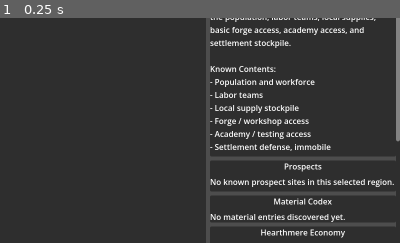
Above: before the commit, frame 1.
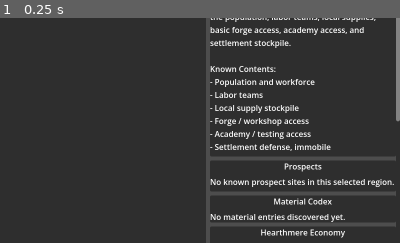
Above: after the commit, the same moment.

Repository: r3xj/axiom-prototype
Game: Godot game, scene res://scenes/Main.tscn
Same seed, same stepped clock (60 frames per second), same inputs: the game is played once before the commit and once after it.
Inputs:
- Up to frame 1 (0.25 s): no input
The pictures show only the part of the screen within x 50-100%, y 21-71%; the shares and areas given below are measured in that part.

The runs differ from the first frame. In frame 1, less than 0.1% of the frame differs, in the area x 99-100%, y 45-55%.

Commit message:
Add selected strategic entity readout

Diff:
--- a/scripts/Main.gd
+++ b/scripts/Main.gd
@@ -21,6 +21,7 @@
 var supply_minus_button: Button
 var supply_plus_button: Button
 var codex_body: Label
+var selected_entity_body: Label
 var map_debug_body: Label
 
 var region_buttons: Dictionary = {}
@@ -63,6 +64,8 @@
 		_map_canvas.queue_redraw()
 	if _entity_overlay:
 		_entity_overlay.queue_redraw()
+	if selected_entity_body:
+		_refresh_selected_entity_panel()
 	if map_debug_body:
 		_refresh_map_debug_panel()
 
@@ -435,6 +438,7 @@
 	_refresh_shipments_panel()
 	_refresh_event_log_panel()
 	_refresh_codex_panel()
+	_refresh_selected_entity_panel()
 	_refresh_map_debug_panel()
 	_refresh_playback_controls()
 
@@ -1023,6 +1027,15 @@
 	map_label.text = "— Strategic Map —"
 	debug_content.add_child(map_label)
 
+	var selected_label := Label.new()
+	selected_label.text = "Selected Entity"
+	debug_content.add_child(selected_label)
+
+	selected_entity_body = Label.new()
+	selected_entity_body.text = ""
+	selected_entity_body.autowrap_mode = TextServer.AUTOWRAP_WORD_SMART
+	debug_content.add_child(selected_entity_body)
+
 	var btn_caravan := Button.new()
 	btn_caravan.text = "[D] Select Caravan"
 	btn_caravan.pressed.connect(_debug_select_map_entity.bind("debug_caravan"))
@@ -1072,6 +1085,7 @@
 
 func _debug_select_map_entity(entity_id: String) -> void:
 	StrategicMap.select_entity(entity_id)
+	_refresh_selected_entity_panel()
 	_refresh_map_debug_panel()
 	if _map_canvas:
 		_map_canvas.queue_redraw()
@@ -1105,6 +1119,145 @@
 	map_debug_body.text = selected_text + "\n" + _format_hover_inspector()
 
 
+func _refresh_selected_entity_panel() -> void:
+	if not selected_entity_body:
+		return
+
+	var entity_id: String = StrategicMap.selected_entity_id
+	if entity_id.is_empty() or not StrategicMap.entities.has(entity_id):
+		selected_entity_body.text = "No entity selected."
+		return
+
+	selected_entity_body.text = _format_selected_entity_info(entity_id)
+
+
+func _format_selected_entity_info(entity_id: String) -> String:
+	var entity: Dictionary = StrategicMap.entities[entity_id]
+	var world_position: Vector2 = entity["world_position"] as Vector2
+	var cell: Vector2i = StrategicMap.world_to_cell(world_position)
+	var metadata: Dictionary = entity.get("metadata", {}) as Dictionary
+	var profile_id: String = str(entity.get("profile_id", ""))
+	var path_points: Array = entity["path_points"]
+	var is_moving: bool = path_points.size() > 0
+	var state_text: String = _get_selected_entity_state_text(entity, metadata, is_moving)
+	var destination_text: String = _get_selected_entity_destination_text(entity, metadata, is_moving)
+	var eta_text: String = _get_selected_entity_eta_text(entity_id, is_moving)
+	var related_text: String = _get_selected_entity_related_text(entity_id, metadata)
+
+	var info_text := (
+		"%s\n"
+		+ "ID: %s\n"
+		+ "Type: %s\n"
+		+ "State: %s\n"
+		+ "World: %.1f, %.1f  Cell: %d, %d\n"
+		+ "Destination: %s\n"
+		+ "ETA: %s"
+	) % [
+		str(entity.get("display_name", entity_id)),
+		entity_id,
+		profile_id,
+		state_text,
+		world_position.x,
+		world_position.y,
+		cell.x,
+		cell.y,
+		destination_text,
+		eta_text,
+	]
+
+	if not related_text.is_empty():
+		info_text += "\n" + related_text
+
+	return info_text
+
+
+func _get_selected_entity_state_text(entity: Dictionary, metadata: Dictionary, is_moving: bool) -> String:
+	var project: Dictionary = _find_project_for_entity(str(entity["id"]))
+	if not project.is_empty():
+		var project_state: String = str(project.get("state", ""))
+		if project_state == "traveling_to_site":
+			return "Traveling to site"
+		if project_state == "surveying_on_site":
+			return "Surveying on site"
+		if project_state == "building_on_site":
+			return "Building on site"
+		return str(project.get("title", "Project active"))
+
+	var shipment: Dictionary = _find_shipment_for_entity(str(entity["id"]), metadata)
+	if not shipment.is_empty():
+		return "In transit"
+
+	if is_moving:
+		return "Traveling"
+	return "Idle"
+
+
+func _get_selected_entity_destination_text(entity: Dictionary, metadata: Dictionary, is_moving: bool) -> String:
+	var destination_id: String = str(metadata.get("destination_id", ""))
+	if destination_id.is_empty():
+		destination_id = str(metadata.get("prospect_id", ""))
+	if not destination_id.is_empty():
+		return _get_activity_location_name(destination_id)
+
+	var project: Dictionary = _find_project_for_entity(str(entity["id"]))
+	if not project.is_empty():
+		return _get_activity_location_name(str(project.get("target_id", "")))
+
+	var shipment: Dictionary = _find_shipment_for_entity(str(entity["id"]), metadata)
+	if not shipment.is_empty():
+		return LogisticsSystem.get_location_name(str(shipment.get("destination", "")))
+
+	if is_moving:
+		var target_position: Vector2 = entity["target_world_position"] as Vector2
+		return "World %.1f, %.1f" % [target_position.x, target_position.y]
+	return "None"
+
+
+func _get_selected_entity_eta_text(entity_id: String, is_moving: bool) -> String:
+	if not is_moving:
+		return "None"
+	return "~%s" % _format_hours(StrategicMap.estimate_remaining_path_hours(entity_id))
+
+
+func _get_selected_entity_related_text(entity_id: String, metadata: Dictionary) -> String:
+	var lines: Array[String] = []
+	var metadata_kind: String = str(metadata.get("kind", ""))
+	if not metadata_kind.is_empty():
+		lines.append("Metadata: %s" % metadata_kind)
+
+	var project: Dictionary = _find_project_for_entity(entity_id)
+	if not project.is_empty():
+		lines.append("Project: %s" % str(project.get("title", project.get("id", ""))))
+		lines.append("Project ID: %s" % str(project.get("id", "")))
+
+	var shipment: Dictionary = _find_shipment_for_entity(entity_id, metadata)
+	if not shipment.is_empty():
+		var cargo: Dictionary = shipment.get("cargo", {}) as Dictionary
+		lines.append("Shipment: %s" % str(shipment.get("id", "")))
+		lines.append("Cargo: %s" % _format_cargo_summary(cargo))
+
+	if lines.is_empty():
+		return ""
+	return "\n".join(lines)
+
+
+func _find_project_for_entity(entity_id: String) -> Dictionary:
+	for project in ProjectSystem.active_projects:
+		if str(project.get("entity_id", "")) == entity_id:
+			return project
+	return {}
+
+
+func _find_shipment_for_entity(entity_id: String, metadata: Dictionary) -> Dictionary:
+	var shipment_id: String = str(metadata.get("shipment_id", ""))
+	for shipment in LogisticsSystem.active_shipments:
+		if str(shipment.get("entity_id", "")) == entity_id:
+			return shipment
+		if not shipment_id.is_empty() and str(shipment.get("id", "")) == shipment_id:
+			return shipment
+	return {}
+
+
 func _format_hover_inspector() -> String:
 	var info: Dictionary = StrategicMap.get_cell_debug_info(StrategicMap.last_hover_world_position)
 	if not bool(info.get("has_cell", false)):
--- a/scripts/autoload/strategic_map.gd
+++ b/scripts/autoload/strategic_map.gd
@@ -201,7 +201,7 @@
 		return
 	entities.erase(entity_id)
 	if selected_entity_id == entity_id:
-		selected_entity_id = "debug_caravan"
+		selected_entity_id = ""
 		emit_signal("selected_entity_changed")
 	emit_signal("entity_changed")
 
